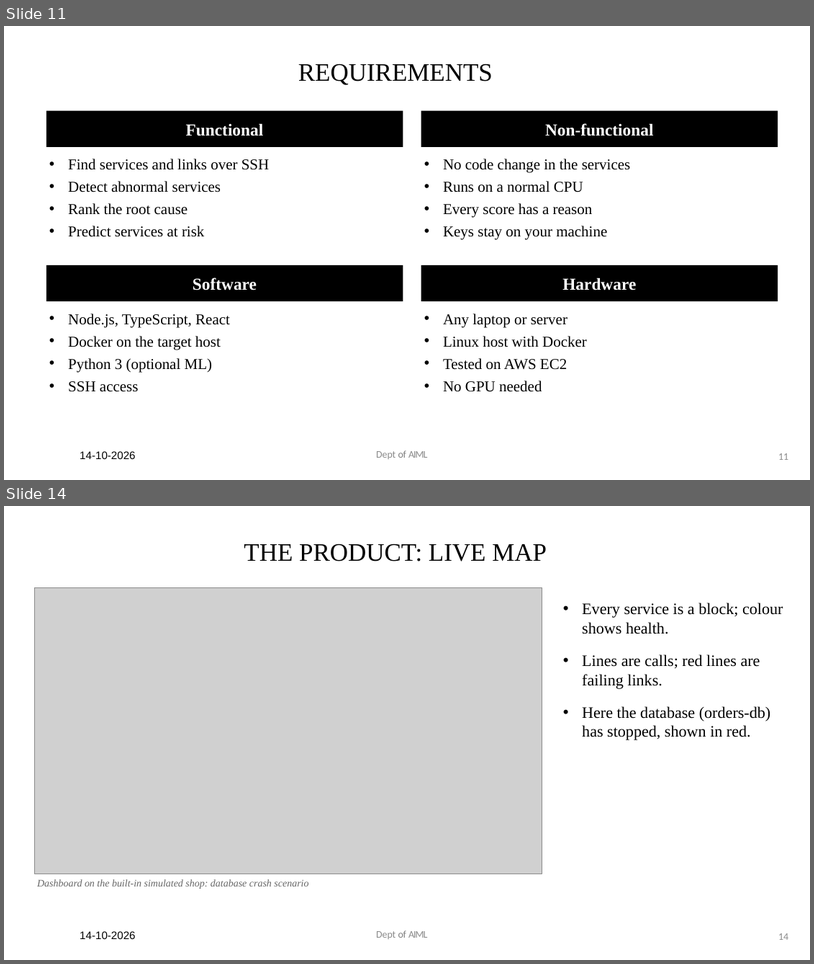
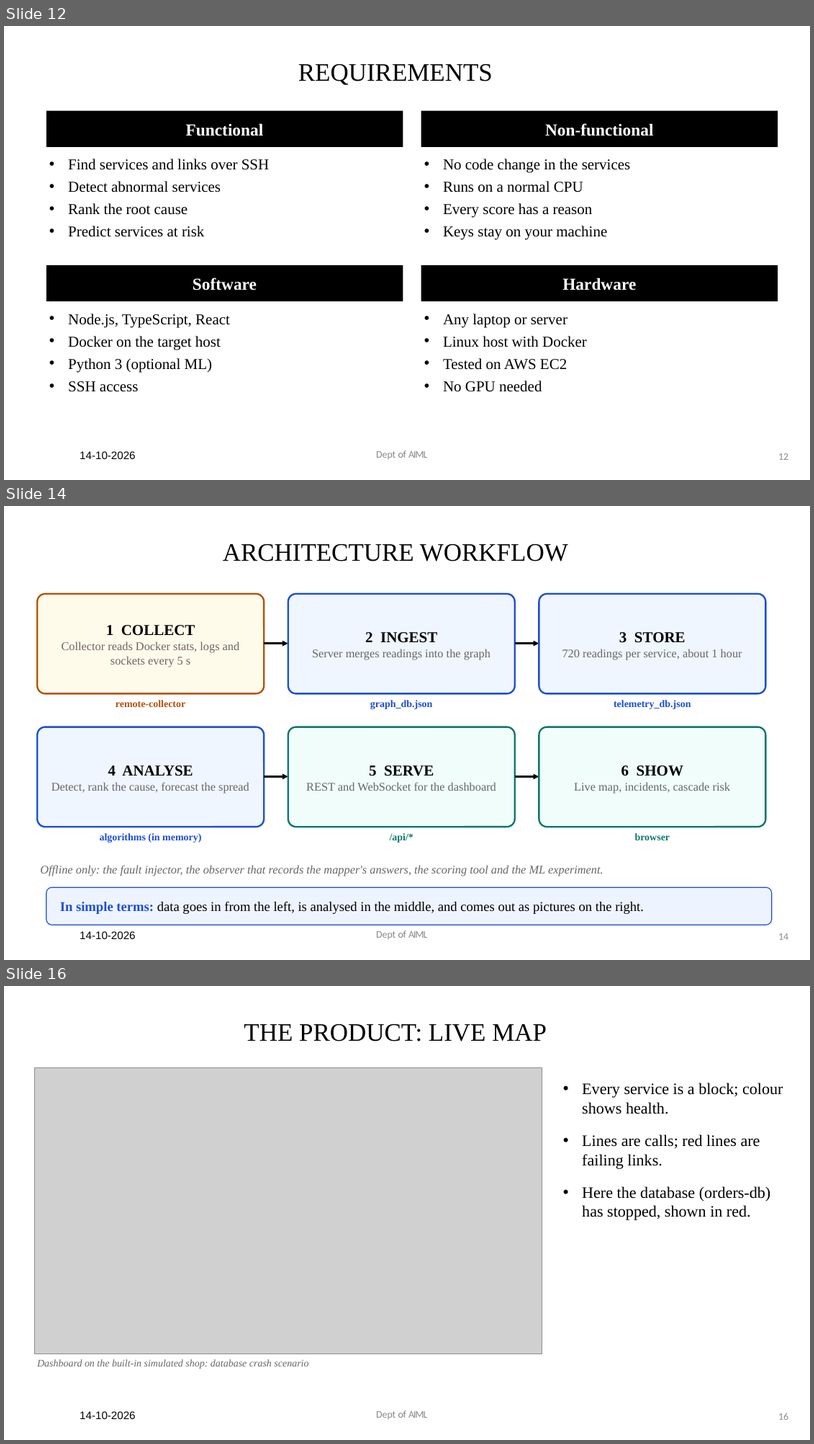
Before and after one commit to Royson-salis-18/microservice-mapper, a slide deck: wiki/Project_Phase_II_presentation.pptx. Shown one above the other, each under a label of ours: slides 11 and 14 before the commit, slides 12, 14 and 16 after it; the slides between them are not shown. The pictures are 814x964 and 814x1444 pixels, drawn with LibreOffice and Linux fonts; fonts in the diff are those of the drawing; grey boxes stand for pictures. Boxes give left, top, right and bottom in pixels: in the first picture for what was removed or moved away, otherwise in the second. Text is boxed around its words. In the diff, an @@ line names an element or a change of style, - is before the commit and + after.

```diff
--- a/wiki/Project_Phase_II_presentation.pptx
+++ b/wiki/Project_Phase_II_presentation.pptx
@@ slide 14 added at bbox=[4, 506, 810, 960], background #FFFFFF @@
@@ title added at bbox=[223, 544, 568, 561], 30 pt, text #000000 @@
+ARCHITECTURE WORKFLOW
@@ rounded rectangle added at bbox=[37, 594, 264, 693], fill #FFFBEB, outline #B45309 2 pt, 14 pt, text #666666 @@
+1 COLLECT
+Collector reads Docker stats, logs and sockets every 5 s
@@ rounded rectangle added at bbox=[288, 594, 515, 693], fill #EFF6FF, outline #1D4ED8 2 pt, 14 pt, text #666666 @@
+2 INGEST
+Server merges readings into the graph
@@ rounded rectangle added at bbox=[540, 594, 766, 693], fill #EFF6FF, outline #1D4ED8 2 pt, 14 pt, text #666666 @@
+3 STORE
+720 readings per service, about 1 hour
@@ arrow added from (264, 644) to (288, 644), #000000 2.25 pt @@
@@ arrow added from (515, 644) to (540, 644), #000000 2.25 pt @@
@@ text added at bbox=[116, 700, 185, 707], 12 pt, text #B45309, bold @@
+remote-collector
@@ text added at bbox=[370, 700, 433, 709], 12 pt, text #1D4ED8, bold @@
+graph_db.json
@@ text added at bbox=[614, 700, 691, 709], 12 pt, text #1D4ED8, bold @@
+telemetry_db.json
@@ rounded rectangle added at bbox=[37, 727, 264, 826], fill #EFF6FF, outline #1D4ED8 2 pt, 14 pt, text #666666 @@
+4 ANALYSE
+Detect, rank the cause, forecast the spread
@@ rounded rectangle added at bbox=[288, 727, 515, 826], fill #F0FDFA, outline #0F766E 2 pt, 14 pt, text #666666 @@
+5 SERVE
+REST and WebSocket for the dashboard
@@ rounded rectangle added at bbox=[540, 727, 766, 826], fill #F0FDFA, outline #0F766E 2 pt, 14 pt, text #666666 @@
+6 SHOW
+Live map, incidents, cascade risk
@@ arrow added from (264, 777) to (288, 777), #000000 2.25 pt @@
@@ arrow added from (515, 777) to (540, 777), #000000 2.25 pt @@
@@ text added at bbox=[100, 833, 201, 842], 12 pt, text #1D4ED8, bold @@
+algorithms (in memory)
@@ text added at bbox=[390, 833, 414, 842], 12 pt, text #0F766E, bold @@
+/api/*
@@ text added at bbox=[635, 833, 671, 840], 12 pt, text #0F766E, bold @@
+browser
@@ text added at bbox=[40, 865, 604, 876], 14 pt, text #666666, italic @@
+Offline only: the fault injector, the observer that records the mapper's answers, the scoring tool and the ML experiment.
@@ rounded rectangle added at bbox=[46, 887, 772, 924], fill #EEF4FF, outline #1D4ED8 1 pt, 16 pt, text #000000 @@
+In simple terms: data goes in from the left, is analysed in the middle, and comes out as pictures on the right.
@@ text added at bbox=[80, 931, 135, 939], 13 pt, text #000000 @@
+14-10-2026
@@ text added at bbox=[376, 930, 427, 939], 12 pt, text #8C8C8C @@
+Dept of AIML
@@ page number added at bbox=[779, 933, 789, 939], 12 pt, text #8C8C8C @@
+14
@@ what was slide 11 is now slide 12 @@
@@ page number at bbox=[779, 453, 789, 459]: text changed @@
-11
+12
@@ what was slide 14 is now slide 16 @@
@@ page number at bbox=[779, 1412, 789, 1419]: text changed @@
-14
+16
```
Also in this commit, not shown: 6 slides changed, 4 other slides added, 2 slides removed.
